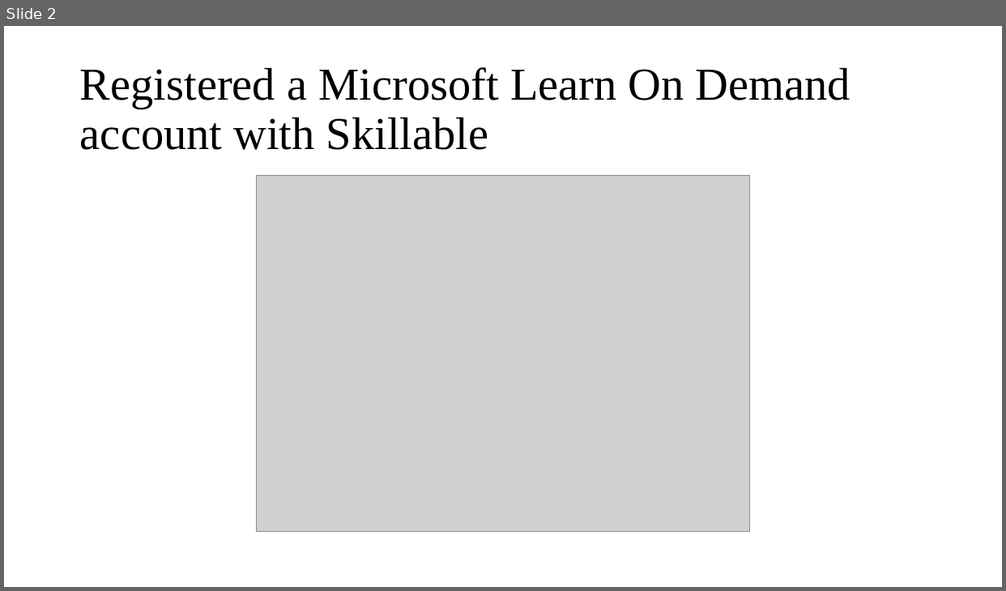
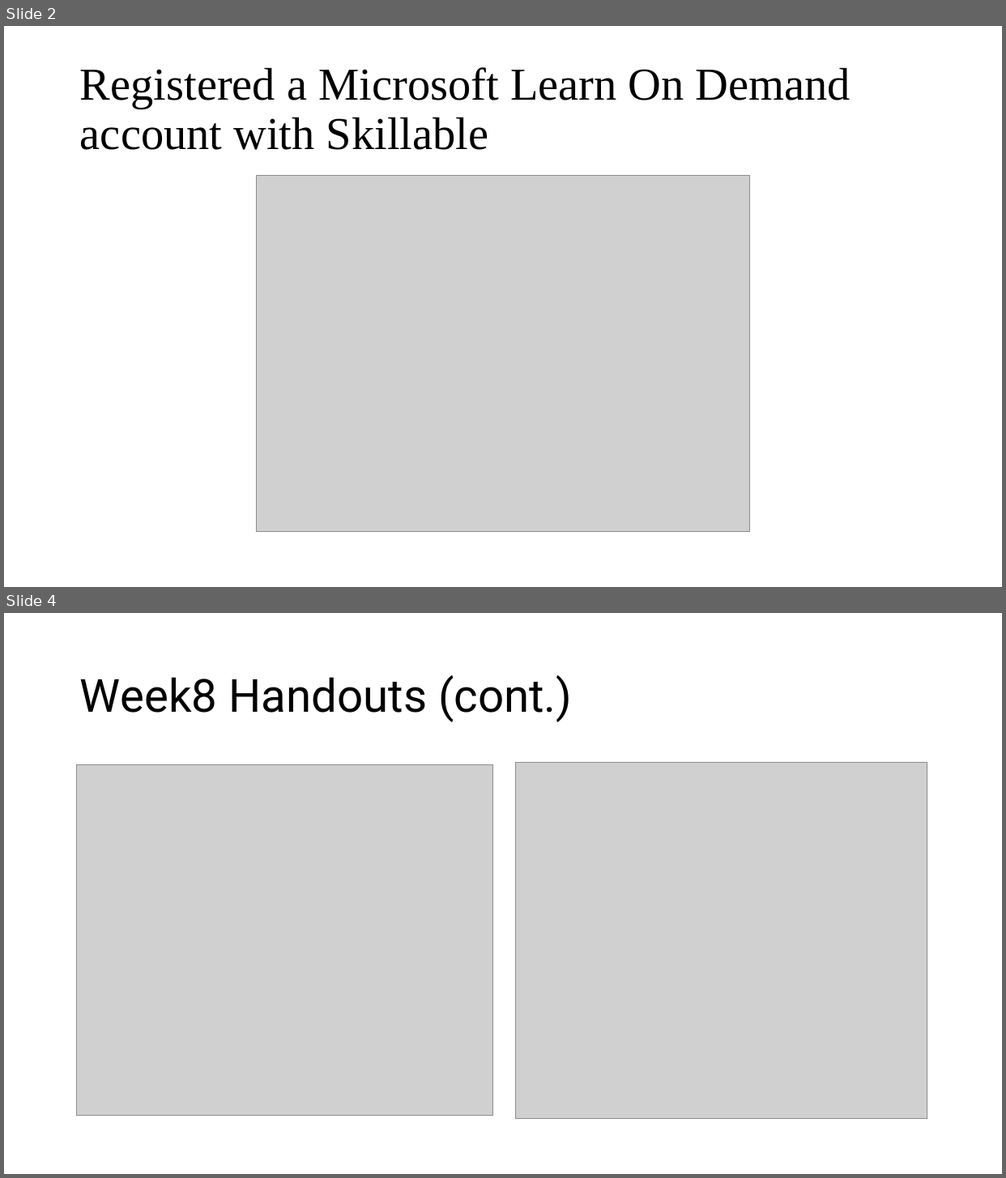
Before and after one commit to crimescene123/cyber, a slide deck: Week8 Activities.pptx. Shown one above the other, each under a label of ours: slide 2 before the commit, slides 2 and 4 after it; the slides between them are not shown. The pictures are 1006x591 and 1006x1178 pixels, drawn with LibreOffice and Linux fonts; fonts in the diff are those of the drawing; grey boxes stand for pictures. Boxes give left, top, right and bottom in pixels: in the first picture for what was removed or moved away, otherwise in the second. Text is boxed around its words. In the diff, an @@ line names an element or a change of style, - is before the commit and + after.

```diff
--- a/Week8 Activities.pptx
+++ b/Week8 Activities.pptx
@@ slide 4 added at (x1=4, y1=613, x2=1002, y2=1174), background #FFFFFF @@
@@ title added at (x1=80, y1=675, x2=572, y2=722), 44 pt, text #000000 @@
+Week8 Handouts (cont.)
@@ picture added at (x1=77, y1=765, x2=493, y2=1116) @@
@@ picture added at (x1=515, y1=763, x2=927, y2=1119) @@
```
Also in this commit, not shown: 2 other slides added, 1 slide removed, 1 other file.
